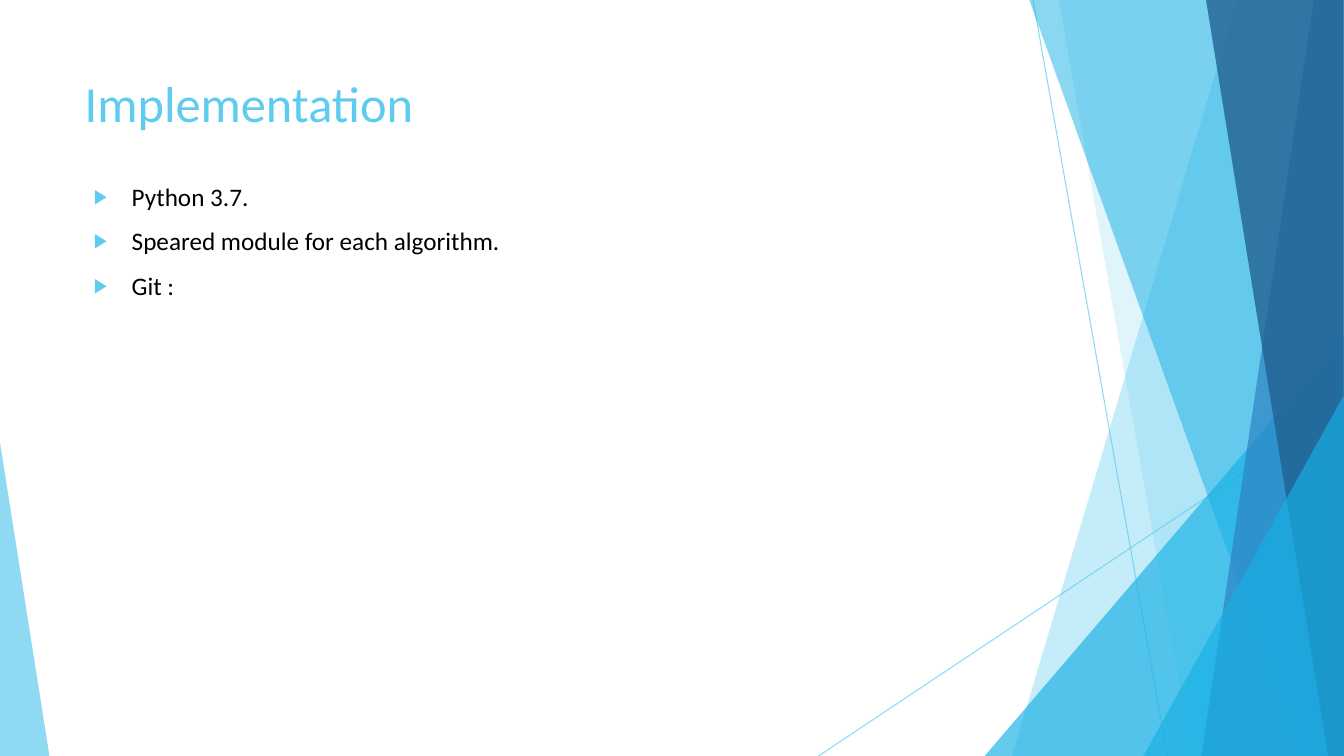
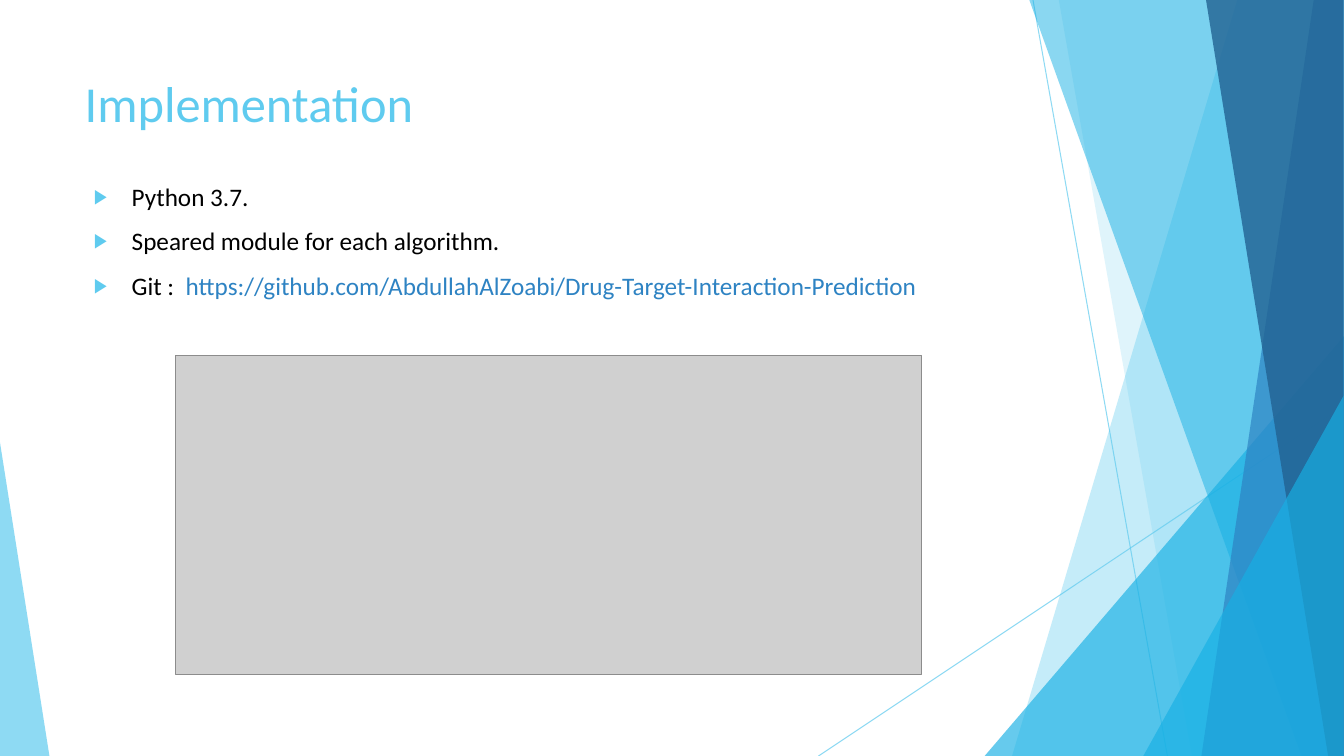
Before and after one commit to AbdullahAlZoabi/Drug-Target-Interaction-Prediction, a slide deck: slide 51 of Drug-Target Interaction Prediction.pptx (slide 50 before the commit). Drawn at 1344x756 pixels with LibreOffice and Linux fonts; fonts in the diff are those of the drawing; grey boxes stand for pictures. Boxes give left, top, right and bottom in pixels: in the first picture for what was removed or moved away, otherwise in the second. Text is boxed around its words. In the diff, an @@ line names an element or a change of style, - is before the commit and + after.

```diff
--- a/Drug-Target Interaction Prediction.pptx
+++ b/Drug-Target Interaction Prediction.pptx
@@ text at box(132, 277, 916, 300): text changed; text colour #000000 to #2E83C3 @@
-▶ Git :
+▶ Git : https://github.com/AbdullahAlZoabi/Drug-Target-Interaction-Prediction
@@ picture added at box(175, 355, 923, 675) @@
```
Also in this commit, not shown: 6 other slides changed, 3 slides added, 1 slide removed.
